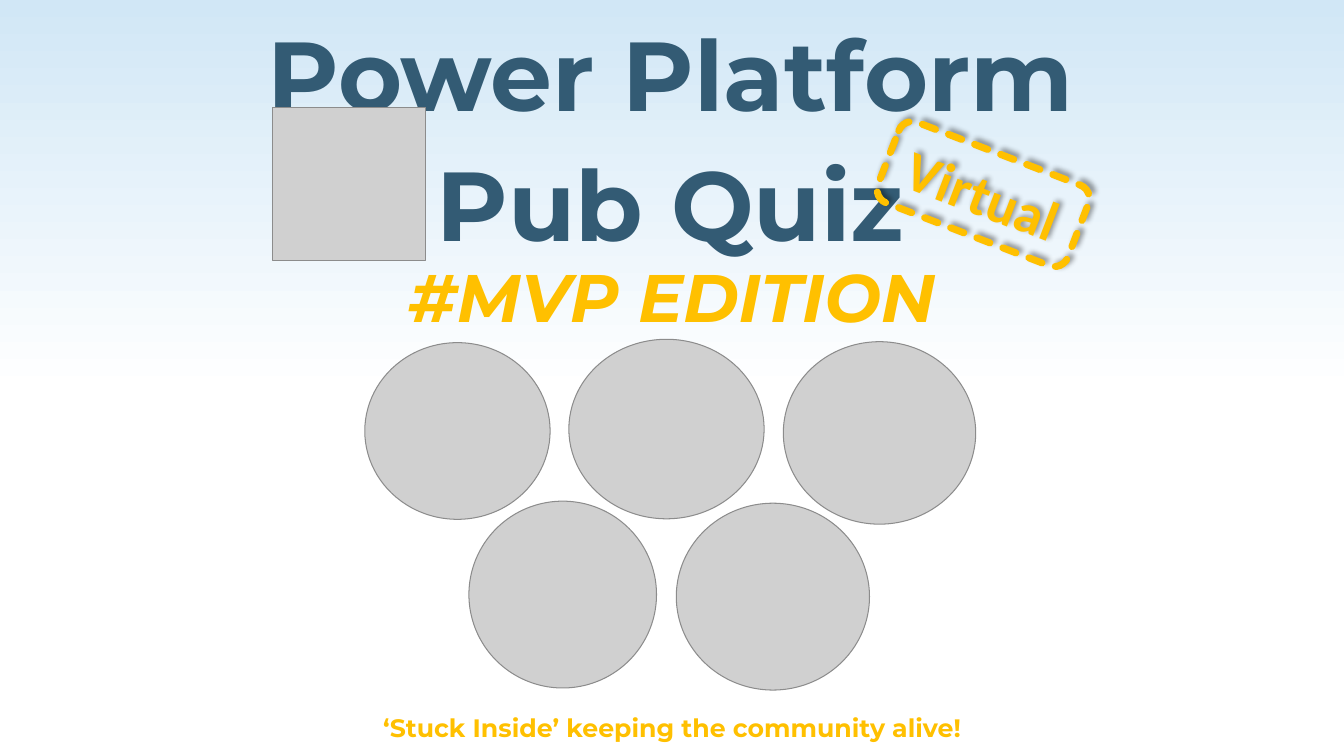
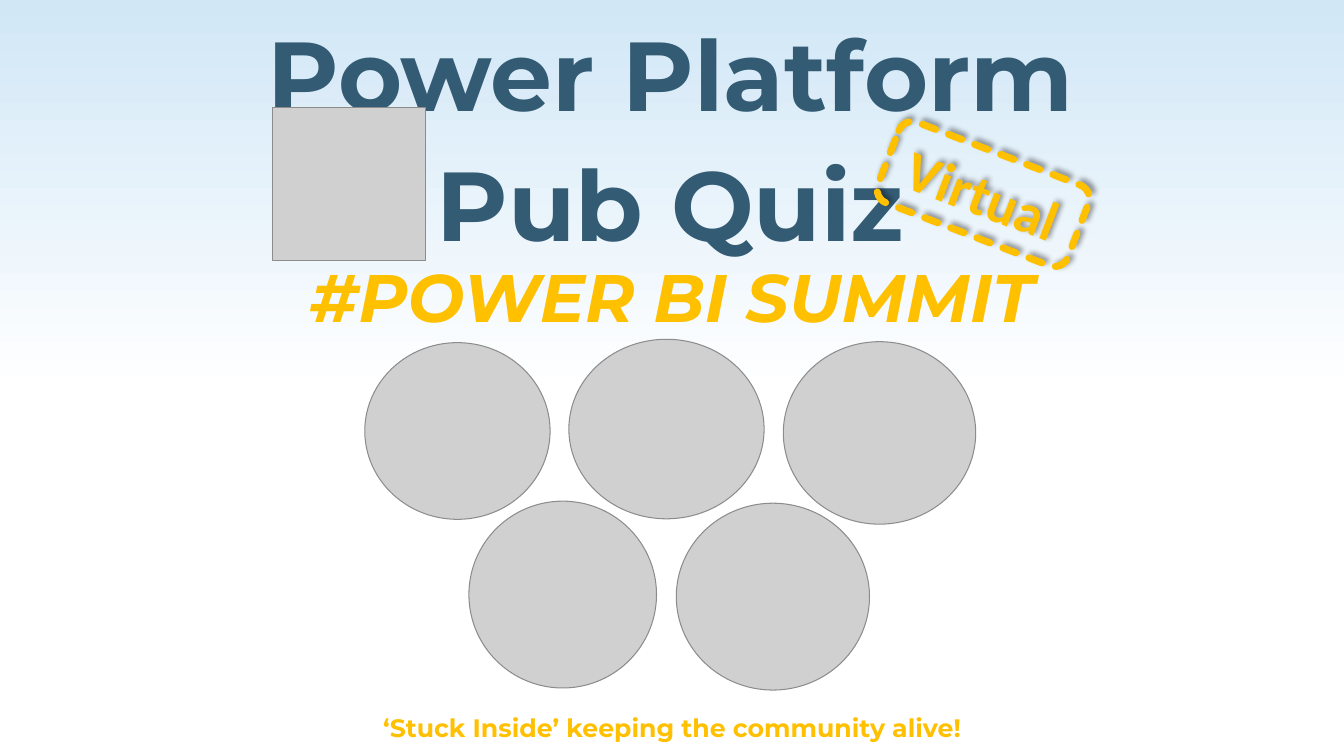
Before and after one commit to dearwatsonconsulting/pppq, a slide deck: slide 1 of Quiz 1.pptx. Drawn at 1344x756 pixels with LibreOffice and Linux fonts; fonts in the diff are those of the drawing; grey boxes stand for pictures. Boxes give left, top, right and bottom in pixels: in the first picture for what was removed or moved away, otherwise in the second. Text is boxed around its words. In the diff, an @@ line names an element or a change of style, - is before the commit and + after.

Commit message:
Add PPPQ Power BI Summit quiz and extra questions

```diff
--- a/Quiz 1.pptx
+++ b/Quiz 1.pptx
@@ text at (x1=310, y1=257, x2=1034, y2=323): text changed @@
-#MVP EDITION
+#POWER BI SUMMIT
```
Also in this commit, not shown: 5 other files.
